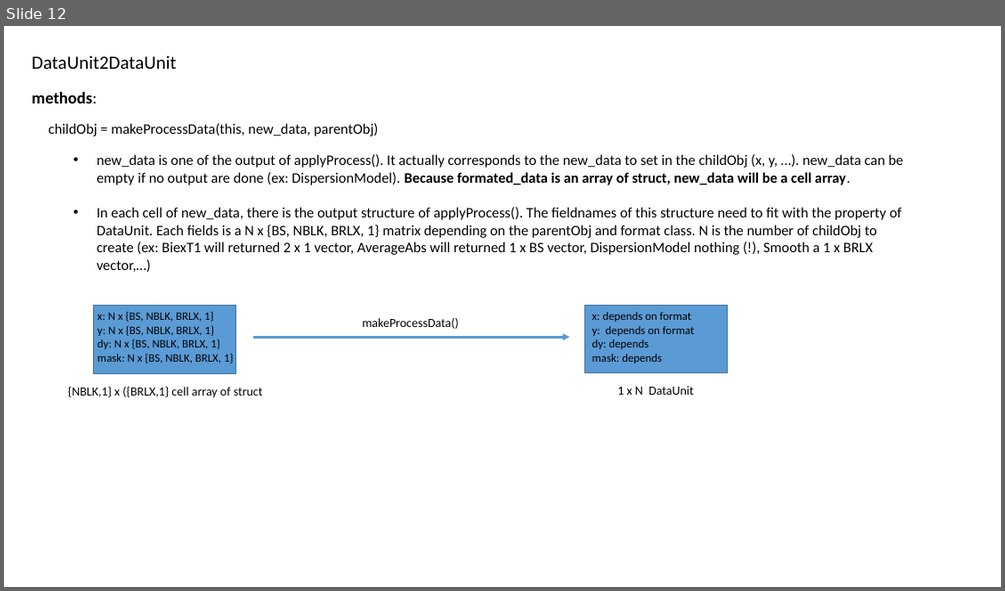
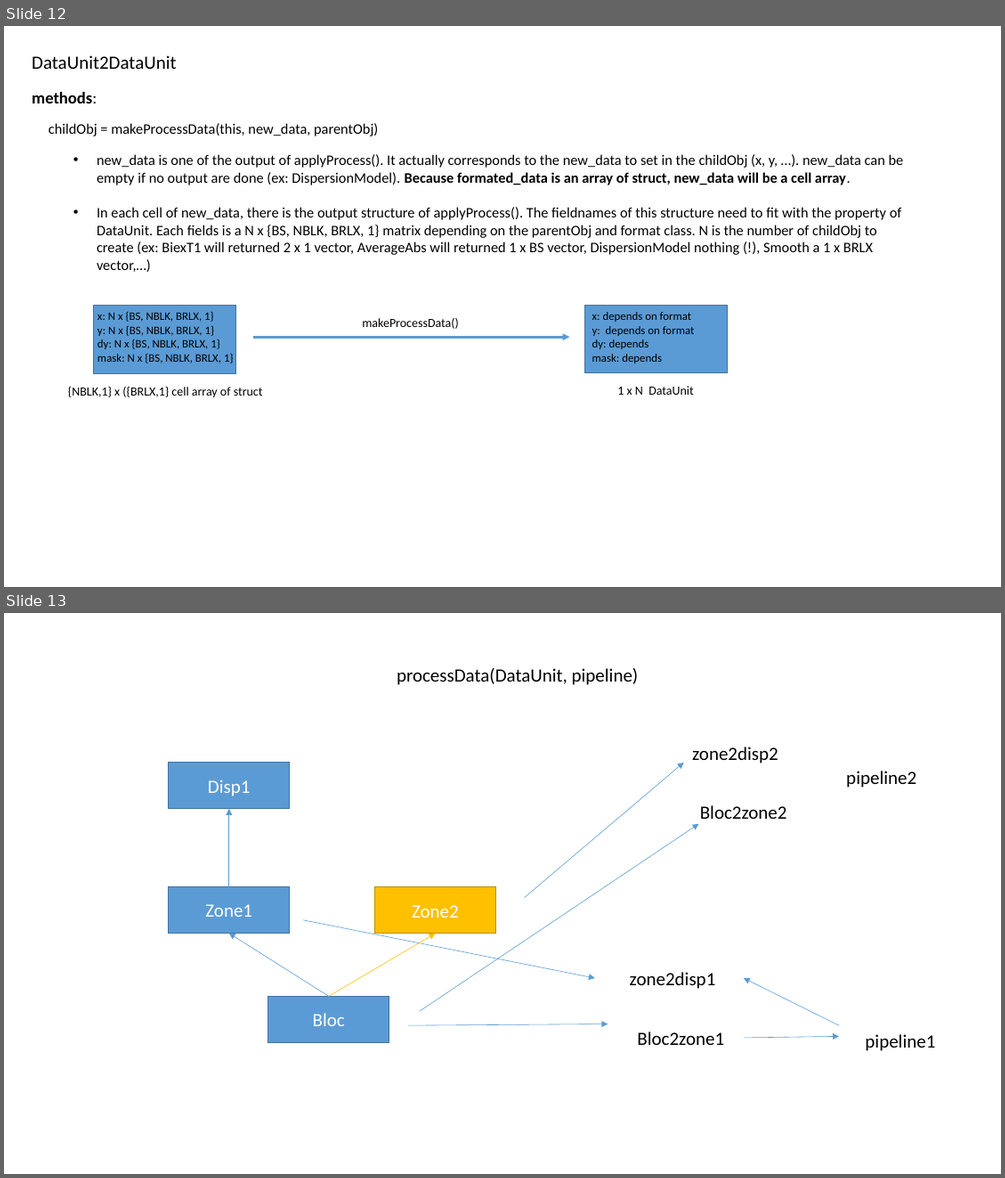
Before and after one commit to ManuIdentiFY/FitLike2, a slide deck: Program structure.pptx. Shown one above the other, each under a label of ours: slide 12 before the commit, slides 12 and 13 after it. The pictures are 1005x591 and 1005x1178 pixels, drawn with LibreOffice and Linux fonts; fonts in the diff are those of the drawing. Boxes give left, top, right and bottom in pixels: in the first picture for what was removed or moved away, otherwise in the second. Text is boxed around its words. In the diff, an @@ line names an element or a change of style, - is before the commit and + after.

Commit message:
Update structure pptx

```diff
--- a/Program structure.pptx
+++ b/Program structure.pptx
@@ slide 13 added at bbox=[4, 613, 1001, 1174], background #FFFFFF @@
@@ text added at bbox=[396, 668, 639, 685], 18 pt, text #000000 @@
+processData(DataUnit, pipeline)
@@ rectangle added at bbox=[169, 763, 290, 809], fill #5B9BD5, outline #43739E 1 pt, 18 pt, text #FFFFFF @@
+Disp1
@@ arrow added from (525, 897) to (684, 763), #5B9BD5 0.5 pt @@
@@ text added at bbox=[692, 747, 778, 763], 18 pt, text #000000 @@
+zone2disp2
@@ text added at bbox=[846, 771, 916, 787], 18 pt, text #000000 @@
+pipeline2
@@ arrow added from (229, 887) to (229, 809), #5B9BD5 0.5 pt @@
@@ arrow added from (420, 1011) to (699, 824), #5B9BD5 0.5 pt @@
@@ text added at bbox=[700, 805, 787, 819], 18 pt, text #000000 @@
+Bloc2zone2
@@ rectangle added at bbox=[169, 887, 290, 933], fill #5B9BD5, outline #43739E 1 pt, 18 pt, text #FFFFFF @@
+Zone1
@@ rectangle added at bbox=[375, 887, 496, 933], fill #FFC000, outline #BD8E00 1 pt, 18 pt, text #FFFFFF @@
+Zone2
@@ arrow added from (303, 919) to (595, 978), #5B9BD5 0.5 pt @@
@@ arrow added from (329, 996) to (229, 933), #5B9BD5 0.5 pt @@
@@ arrow added from (329, 996) to (436, 933), #FFC000 0.5 pt @@
@@ text added at bbox=[630, 972, 716, 989], 18 pt, text #000000 @@
+zone2disp1
@@ arrow added from (840, 1025) to (744, 978), #5B9BD5 0.5 pt @@
@@ rectangle added at bbox=[268, 996, 389, 1042], fill #5B9BD5, outline #43739E 1 pt, 18 pt, text #FFFFFF @@
+Bloc
@@ arrow added from (409, 1025) to (608, 1024), #5B9BD5 0.5 pt @@
@@ text added at bbox=[637, 1031, 724, 1045], 18 pt, text #000000 @@
+Bloc2zone1
@@ arrow added from (744, 1038) to (840, 1037), #5B9BD5 0.5 pt @@
@@ text added at bbox=[865, 1034, 935, 1051], 18 pt, text #000000 @@
+pipeline1
```
